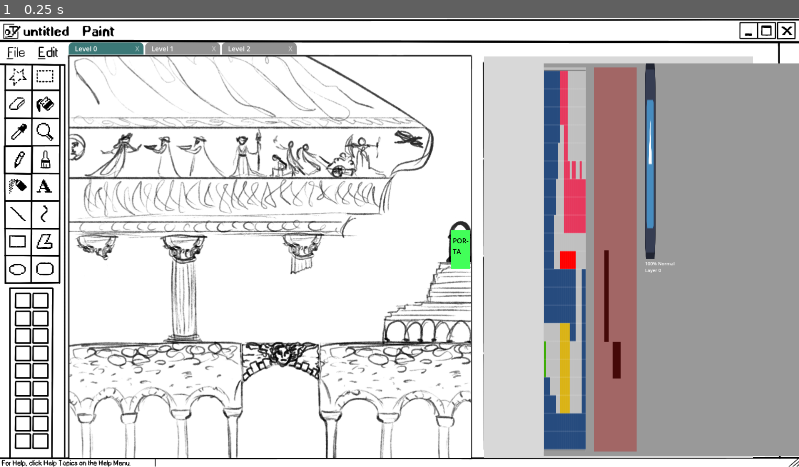
Above: before the commit, frame 1.
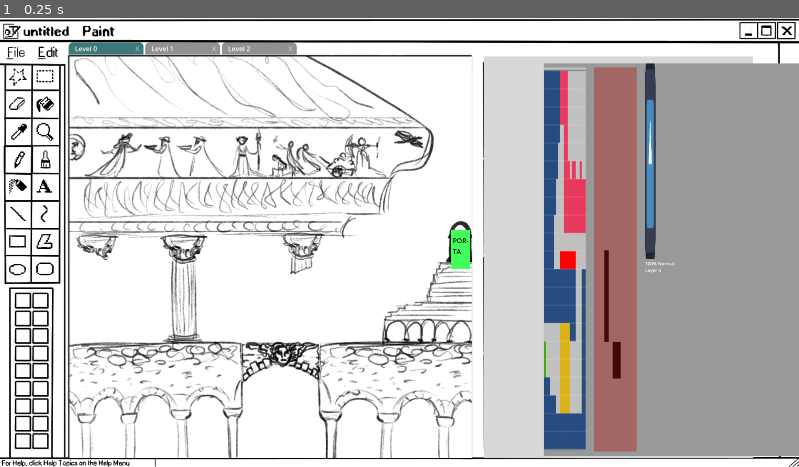
Above: after the commit, the same moment.

Repository: gfezzuog/GGJ2026
Game: Godot game, scene res://Scenes/Main/Main.tscn
Same seed, same stepped clock (60 frames per second), same inputs: the game is played once before the commit and once after it. The project has no main scene, so this scene is started directly. The engine's default icon, where the game draws it, is replaced by a stand-in: a white triangle on a blue panel in a dark square.
Inputs:
- Up to frame 1 (0.25 s): no input

The runs differ from the first frame. In frame 1, 0.1% of the frame differs, in the area x 58-60%, y 8-98%.

Commit message:
Vari fix

Diff:
--- a/ggj-2026/Scenes/Levels/Level_0.tscn
+++ b/ggj-2026/Scenes/Levels/Level_0.tscn
@@ -33,6 +33,9 @@
 shader_parameter/rects = PackedVector4Array(0, 0, 0, 0, 0, 0, 0, 0, 0, 0, 0, 0, 0, 0, 0, 0, 0, 0, 0, 0, 0, 0, 0, 0, 0,  …(5216 unchanged characters)…
 shader_parameter/rect_count = 0
 
+[sub_resource type="RectangleShape2D" id="RectangleShape2D_omk35"]
+size = Vector2(1721, 121)
+
 [node name="Level0" type="Control"]
 physics_interpolation_mode = 0
 layout_mode = 3
@@ -56,7 +59,6 @@
 theme_override_constants/separation = 30
 
 [node name="Canvas" type="Control" parent="HBoxContainer"]
-clip_contents = true
 custom_minimum_size = Vector2(966, 966)
 layout_mode = 2
 
@@ -156,3 +158,12 @@
 offset_right = 1785.0
 offset_bottom = 961.0
 number_layer = 1
+
+[node name="ExitArea" type="Area2D" parent="."]
+collision_mask = 4
+
+[node name="CollisionShape2D" type="CollisionShape2D" parent="ExitArea"]
+position = Vector2(668, 1045)
+shape = SubResource("RectangleShape2D_omk35")
+
+[connection signal="body_entered" from="ExitArea" to="." method="_on_exit_area_body_entered"]
--- a/ggj-2026/Scenes/Levels/level_0.gd
+++ b/ggj-2026/Scenes/Levels/level_0.gd
@@ -34,3 +34,7 @@
 	$LayersMenu.create_masks()
 
 	pass # Replace with function body.
+
+
+func _on_exit_area_body_entered(_body: Node2D) -> void:
+	$HBoxContainer/Canvas/Player.game_over()
--- a/ggj-2026/Scripts/Door/door.gd
+++ b/ggj-2026/Scripts/Door/door.gd
@@ -2,6 +2,7 @@
 
 # Da disattivare se la porta è in un livello ed e' coperta da una maschera
 var enabled = true
+
 
 func _on_area_2d_body_entered(body: Node2D) -> void:
 	if (enabled):
--- a/ggj-2026/Scripts/Player/player.gd
+++ b/ggj-2026/Scripts/Player/player.gd
@@ -19,9 +19,13 @@
 	print(position)
 
 
-func game_over() -> void:
+func _do_game_over() -> void:
 	#print("MORTO COJONS")
 	SignalBus.emit_signal("game_over")
+
+
+func game_over():
+	call_deferred("_do_game_over")
 
 
 func _physics_process(delta: float) -> void:
@@ -37,7 +41,7 @@
 		if collider == null:
 			continue
 
-		if collider.collision_layer & (1 << 1):
+		if collider.collision_layer & (2):
 			game_over()
 			pass
 			#game_over() #placeholder
Not shown: 1 places in ggj-2026/Scenes/Levels/Level_0.tscn that only renumber resources
